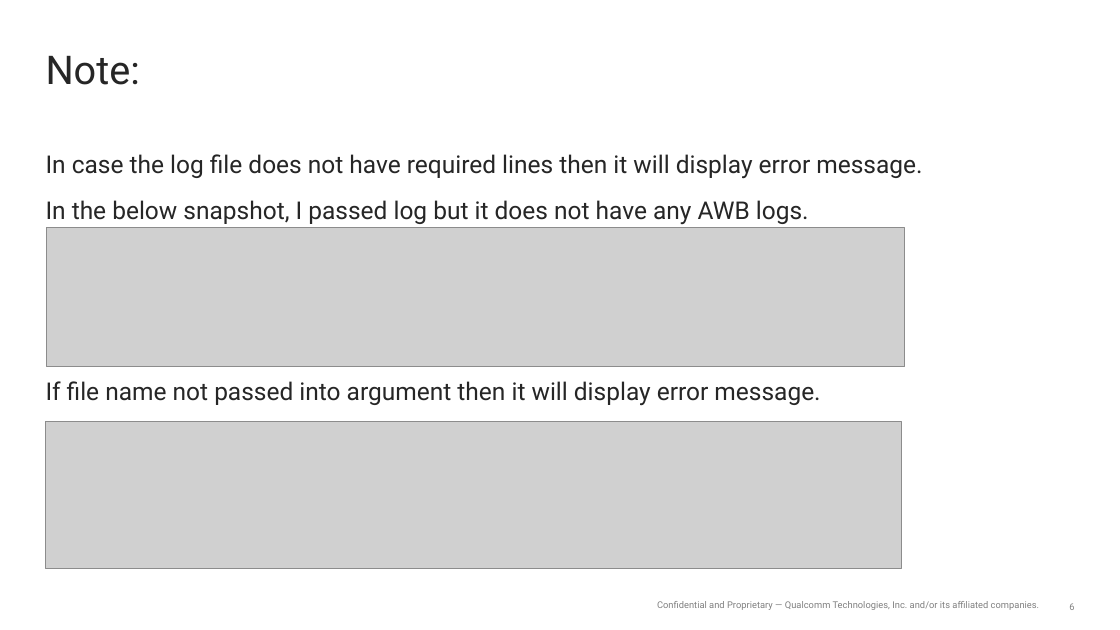
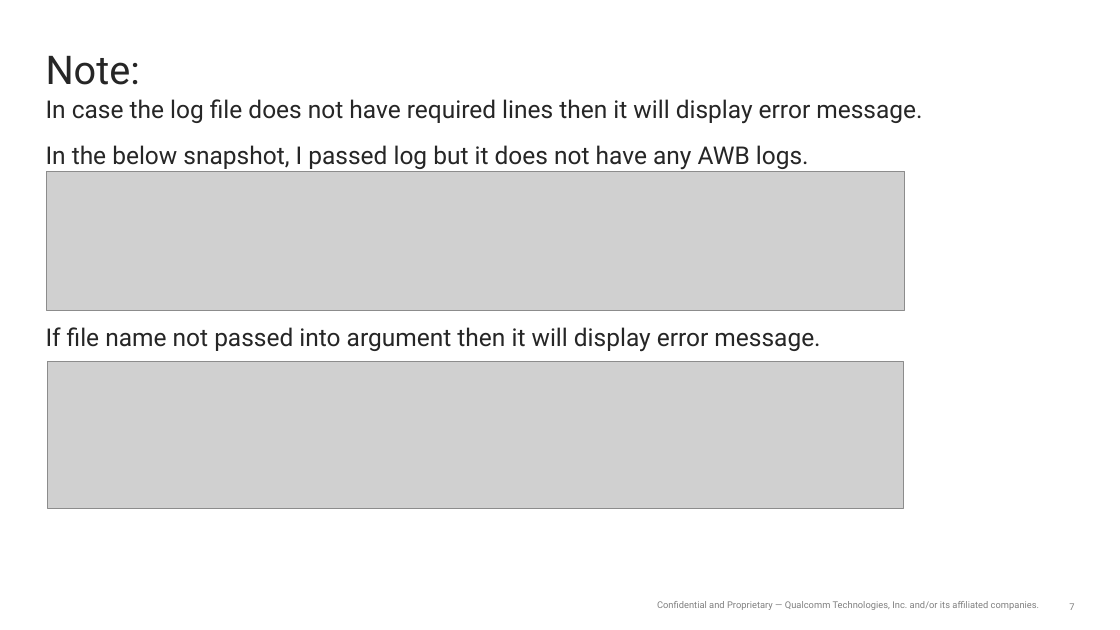
Before and after one commit to dkvg1892/Parse_camx_log, a slide deck: slide 7 of ParseLog_Plot_Graph.pptx (slide 6 before the commit). Drawn at 1120x630 pixels with LibreOffice and Linux fonts; fonts in the diff are those of the drawing; grey boxes stand for pictures. Boxes give left, top, right and bottom in pixels: in the first picture for what was removed or moved away, otherwise in the second. Text is boxed around its words. In the diff, an @@ line names an element or a change of style, - is before the commit and + after.

Commit message:
Updated PPT for multicamera
-More snapshots added and updated steps

```diff
--- a/ParseLog_Plot_Graph.pptx
+++ b/ParseLog_Plot_Graph.pptx
@@ text "In case the log file ...": place and size @@
-text "In case the log file ..." at <box>46,154,922,406</box>
+text "In case the log file ..." at <box>46,99,922,351</box>
@@ picture: place and size @@
-picture at <box>46,228,905,366</box>
+picture at <box>46,171,905,310</box>
@@ picture: place and size @@
-picture at <box>45,422,902,569</box>
+picture at <box>48,362,904,509</box>
@@ page number at <box>1069,603,1074,610</box>: text changed @@
-6
+7
```
Also in this commit, not shown: 3 other slides changed, 7 slides added.
